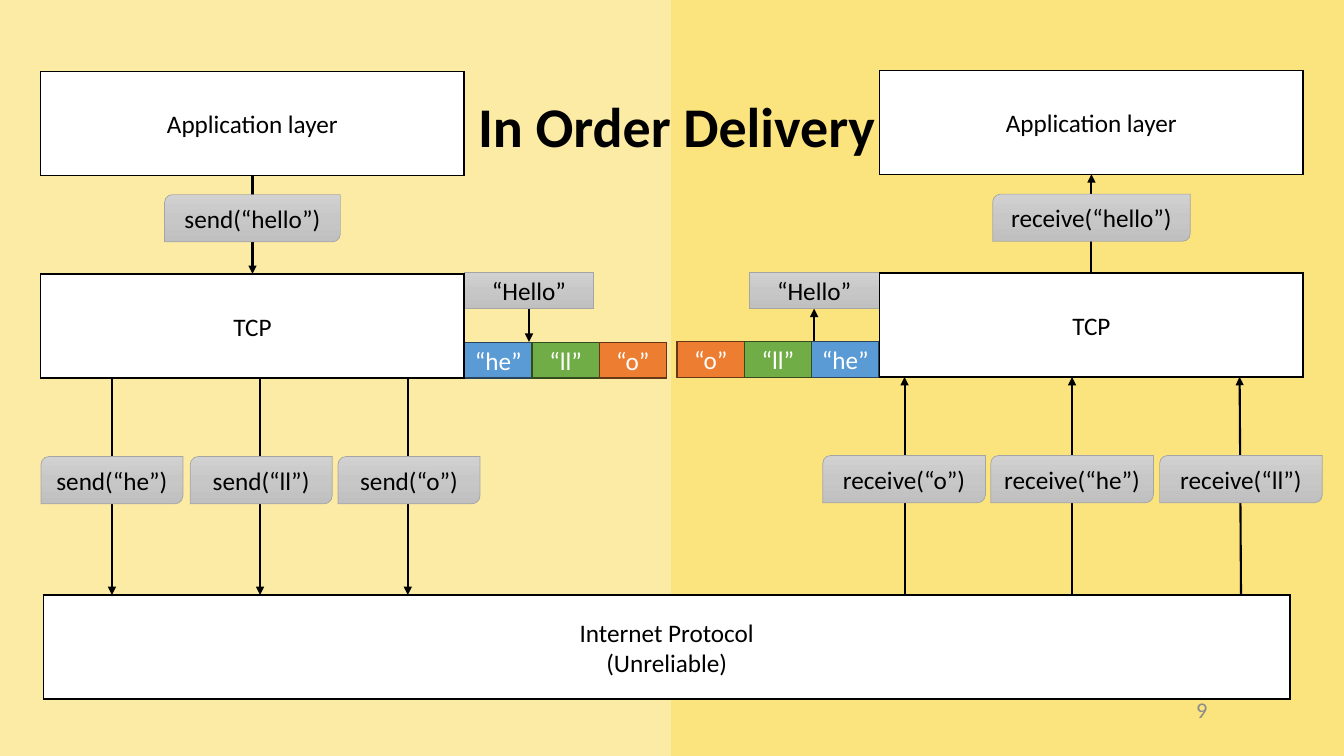
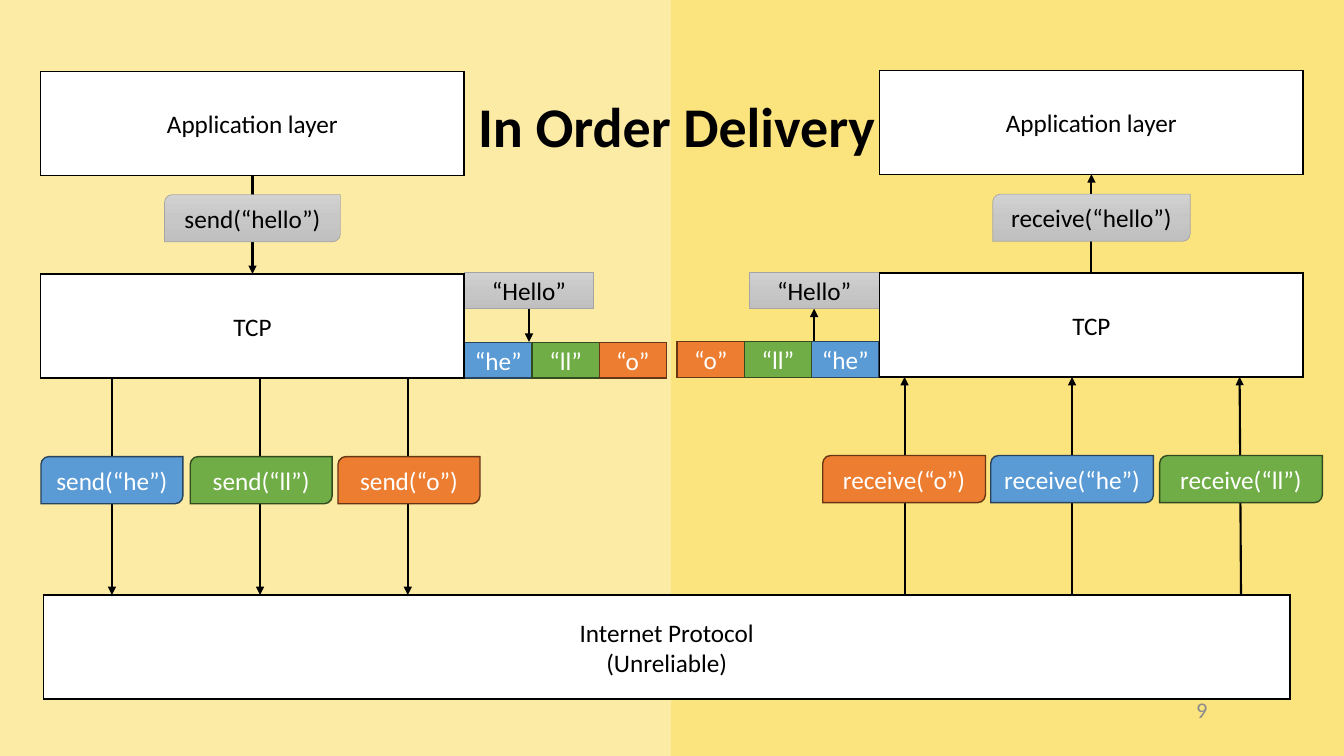
Before and after one commit to AliGhaffarian/university_thingies, a slide deck: slide 9 of research_and_presentation/Transport Layer, TCP and Floods/presentation_slides/Transport Layer, TCP and Floods.pptx. Drawn at 1344x756 pixels with LibreOffice and Linux fonts; fonts in the diff are those of the drawing. Boxes give left, top, right and bottom in pixels: in the first picture for what was removed or moved away, otherwise in the second. Text is boxed around its words. In the diff, an @@ line names an element or a change of style, - is before the commit and + after.

Commit message:
change in slides

```diff
--- a/research_and_presentation/Transport Layer, TCP and Floods/presentation_slides/Transport Layer, TCP and Floods.pptx
+++ b/research_and_presentation/Transport Layer, TCP and Floods/presentation_slides/Transport Layer, TCP and Floods.pptx
@@ round diag rect "send(“he”)" at (x1=41, y1=457, x2=184, y2=504): text colour #000000 to #FFFFFF; fill gradient #D2D2D2 to #C8C8C8 to #C0C0C0 to #5B9BD5; outline #A5A5A5 0.5 pt to #28445D 1 pt @@
@@ round diag rect "send(“ll”)" at (x1=191, y1=457, x2=333, y2=504): text colour #000000 to #FFFFFF; fill gradient #D2D2D2 to #C8C8C8 to #C0C0C0 to #70AD47; outline #A5A5A5 0.5 pt to #314C1F 1 pt @@
@@ round diag rect "send(“o”)" at (x1=338, y1=457, x2=480, y2=504): text colour #000000 to #FFFFFF; fill gradient #D2D2D2 to #C8C8C8 to #C0C0C0 to #ED7D31; outline #A5A5A5 0.5 pt to #683715 1 pt @@
@@ round diag rect "receive(“o”)" at (x1=823, y1=456, x2=985, y2=503): text colour #000000 to #FFFFFF; fill gradient #D2D2D2 to #C8C8C8 to #C0C0C0 to #ED7D31; outline #A5A5A5 0.5 pt to #683715 1 pt @@
@@ round diag rect "receive(“he”)" at (x1=991, y1=456, x2=1153, y2=503): text colour #000000 to #FFFFFF; fill gradient #D2D2D2 to #C8C8C8 to #C0C0C0 to #5B9BD5; outline #A5A5A5 0.5 pt to #28445D 1 pt @@
@@ round diag rect "receive(“ll”)" at (x1=1159, y1=456, x2=1322, y2=503): text colour #000000 to #FFFFFF; fill gradient #D2D2D2 to #C8C8C8 to #C0C0C0 to #70AD47; outline #A5A5A5 0.5 pt to #314C1F 1 pt @@
```
Also in this commit, not shown: 1 other slide changed, 2 other files.
